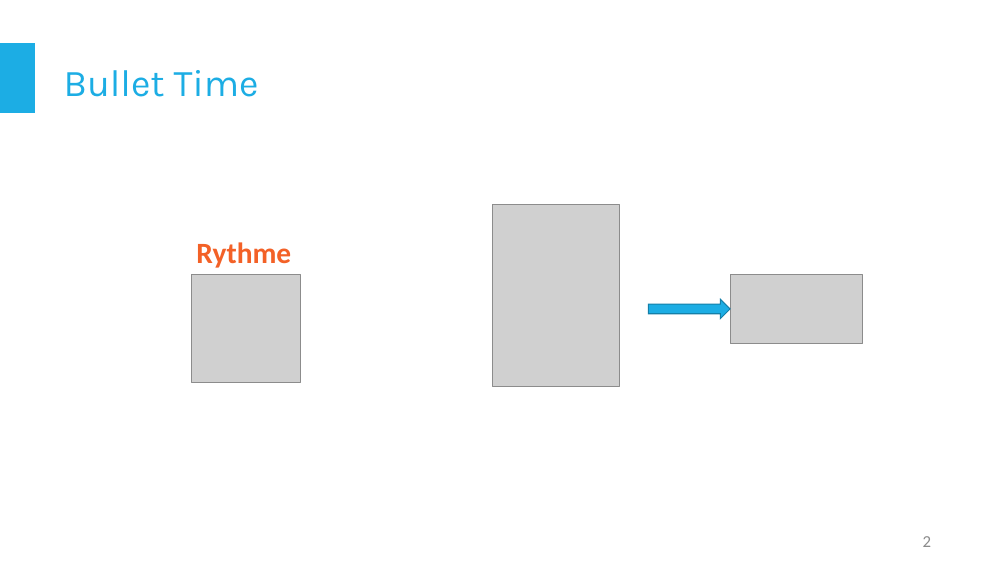
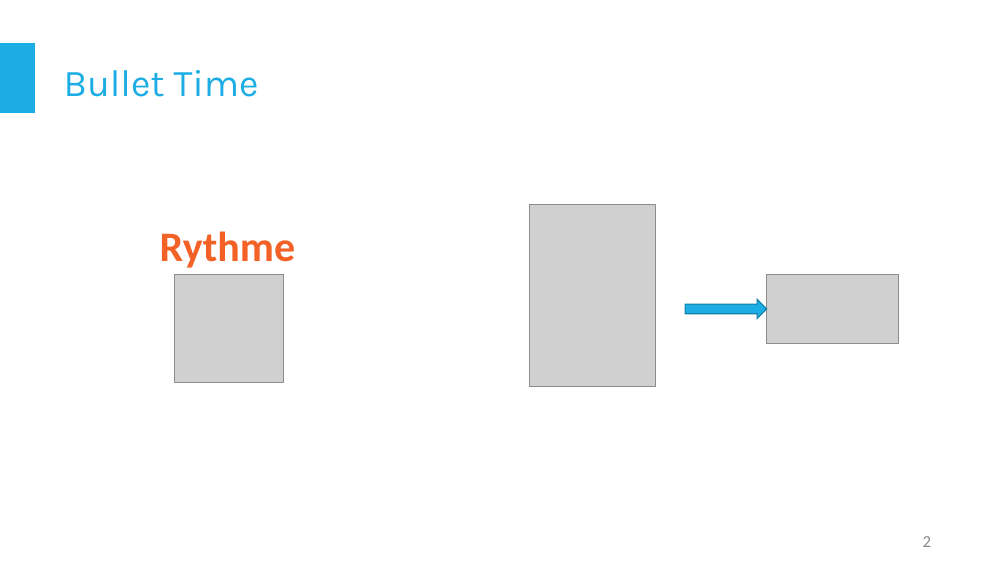
Before and after one commit to LunarX/ProjectTime, a slide deck: slide 2 of Documents/Presentation2.pptx. Drawn at 1008x567 pixels with LibreOffice and Linux fonts; fonts in the diff are those of the drawing; grey boxes stand for pictures. Boxes give left, top, right and bottom in pixels: in the first picture for what was removed or moved away, otherwise in the second. Text is boxed around its words. In the diff, an @@ line names an element or a change of style, - is before the commit and + after.

```diff
--- a/Documents/Presentation2.pptx
+++ b/Documents/Presentation2.pptx
@@ text "Rythme": place and size @@
-text "Rythme" at [196,242,291,268]
+text "Rythme" at [160,231,295,268]
@@ text "Rythme" at [160,231,295,268]: size 28 to 40 pt, letter outline none to #000000 1.5 pt @@
@@ picture: place and size @@
-picture at [192,274,300,383]
+picture at [175,274,283,383]
@@ 2 pictures, 1 right arrow: place and size @@
-2 pictures, 1 right arrow at [492,204,863,386]
+2 pictures, 1 right arrow at [529,204,899,386]
```
Also in this commit, not shown: 2 other slides changed.
